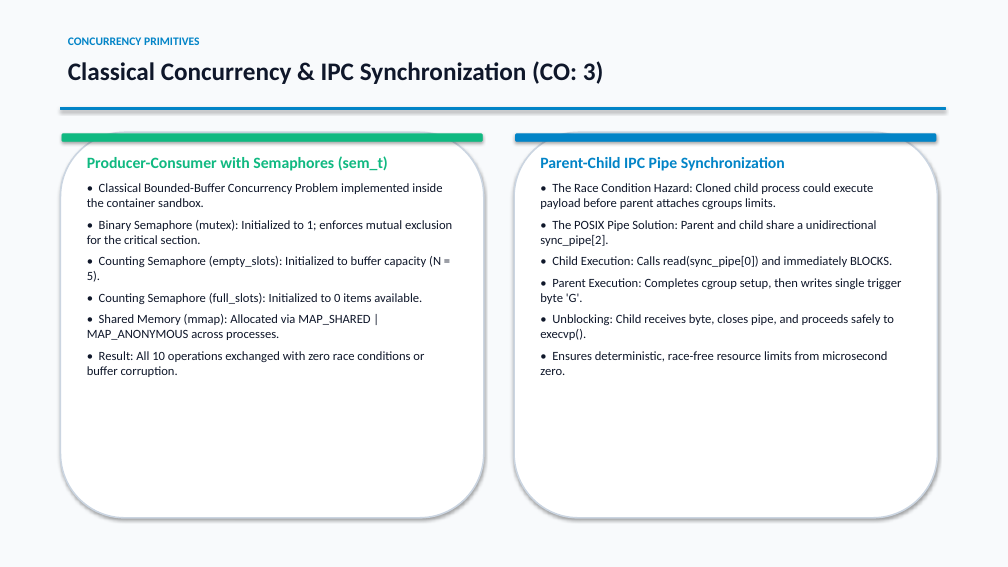
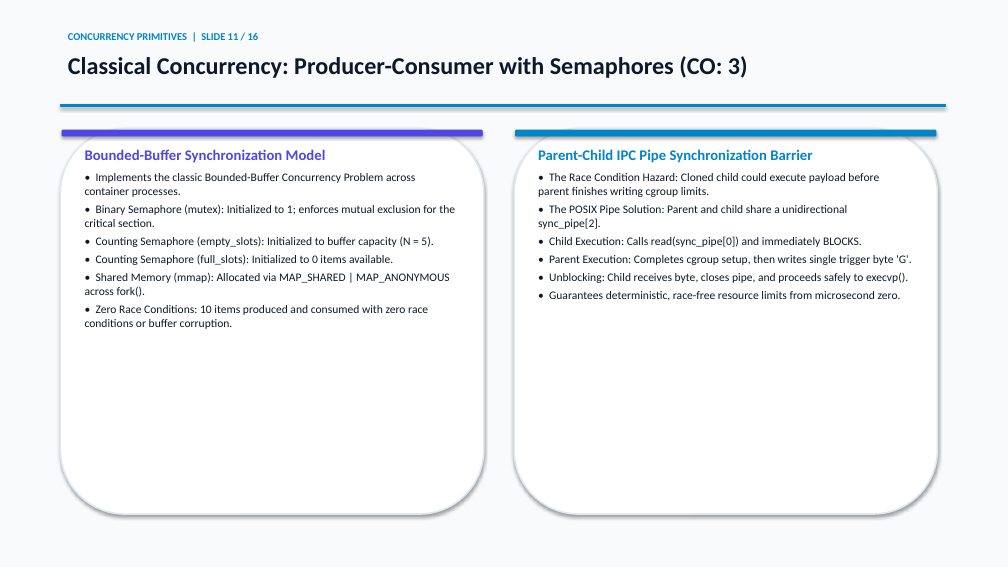
Before and after one commit to THARAKESHA/mini-container, a slide deck: slide 11 of presentation.pptx (slide 6 before the commit). Drawn at 1008x567 pixels with LibreOffice and Linux fonts; fonts in the diff are those of the drawing. Boxes give left, top, right and bottom in pixels: in the first picture for what was removed or moved away, otherwise in the second. Text is boxed around its words. In the diff, an @@ line names an element or a change of style, - is before the commit and + after.

Commit message:
Review: Expand presentation to 16-slide academic deck in bright theme

```diff
--- a/presentation.pptx
+++ b/presentation.pptx
@@ text at [68,32,259,40]: text changed; size 11 to 10 pt @@
-CONCURRENCY PRIMITIVES
+CONCURRENCY PRIMITIVES | SLIDE 11 / 16
@@ text at [68,56,748,78]: text changed; size 24 to 23 pt @@
-Classical Concurrency & IPC Synchronization (CO: 3)
+Classical Concurrency: Producer-Consumer with Semaphores (CO: 3)
@@ rounded rectangle at [60,129,484,514]: outline #CBD5E1 1.5 pt to #E2E8F0 1.5 pt @@
@@ 4 rounded rectangles: place and size @@
-4 rounded rectangles at [60,132,938,518]
+4 rounded rectangles at [60,129,938,514]
@@ rounded rectangle at [62,130,482,136]: fill #10B981 to #4F46E5; outline #10B981 0.75 pt to #4F46E5 0.75 pt @@
@@ text "Bounded-Buffer Synchronization Model": place and size @@
-text "Bounded-Buffer Synchronization Model" at [87,156,452,377]
+text "Bounded-Buffer Synchronization Model" at [85,149,455,329]
@@ text at [85,149,415,197]: text changed; size 12 to 11 pt @@
-Producer-Consumer with Semaphores (sem_t)
-• Classical Bounded-Buffer Concurrency Problem implemented inside the container sandbox.
+Bounded-Buffer Synchronization Model
+• Implements the classic Bounded-Buffer Concurrency Problem across container processes.
@@ rounded rectangle at [514,129,938,514]: outline #CBD5E1 1.5 pt to #E2E8F0 1.5 pt @@
@@ text "Parent-Child IPC Pipe Synchronization Barrier": place and size @@
-text "Parent-Child IPC Pipe Synchronization Barrier" at [540,157,901,375]
+text "Parent-Child IPC Pipe Synchronization Barrier" at [538,149,911,301]
@@ text at [538,149,879,197]: text changed; size 12 to 11 pt @@
-Parent-Child IPC Pipe Synchronization
-• The Race Condition Hazard: Cloned child process could execute payload before parent attaches cgroups limits.
+Parent-Child IPC Pipe Synchronization Barrier
+• The Race Condition Hazard: Cloned child could execute payload before parent finishes writing cgroup limits.
@@ text at [85,204,455,265]: size 12 to 11 pt in "• Binary Semaphore (mutex): Initialized to 1; ...", "• Counting Semaphore (empty_slots): Initialized to buffer ...", "• Counting Semaphore (full_slots): Initialized to 0 ..."; less space between paragraphs @@
@@ text at [538,205,911,283]: size 12 to 11 pt in "• The POSIX Pipe Solution: Parent and ...", "• Child Execution: Calls read(sync_pipe[0]) and immediately ...", "• Parent Execution: Completes cgroup setup, then ...", "• Unblocking: Child receives byte, closes pipe, ..."; less space between paragraphs @@
@@ text at [85,272,450,329]: text changed; size 12 to 11 pt @@
-• Shared Memory (mmap): Allocated via MAP_SHARED | MAP_ANONYMOUS across processes.
-• Result: All 10 operations exchanged with zero race conditions or buffer corruption.
+• Shared Memory (mmap): Allocated via MAP_SHARED | MAP_ANONYMOUS across fork().
+• Zero Race Conditions: 10 items produced and consumed with zero race conditions or buffer corruption.
@@ text at [549,291,901,301]: text changed; size 12 to 11 pt @@
-• Ensures deterministic, race-free resource limits from microsecond zero.
+• Guarantees deterministic, race-free resource limits from microsecond zero.
```
Also in this commit, not shown: 6 other slides changed, 9 slides added, 1 slide removed, 3 other files.
